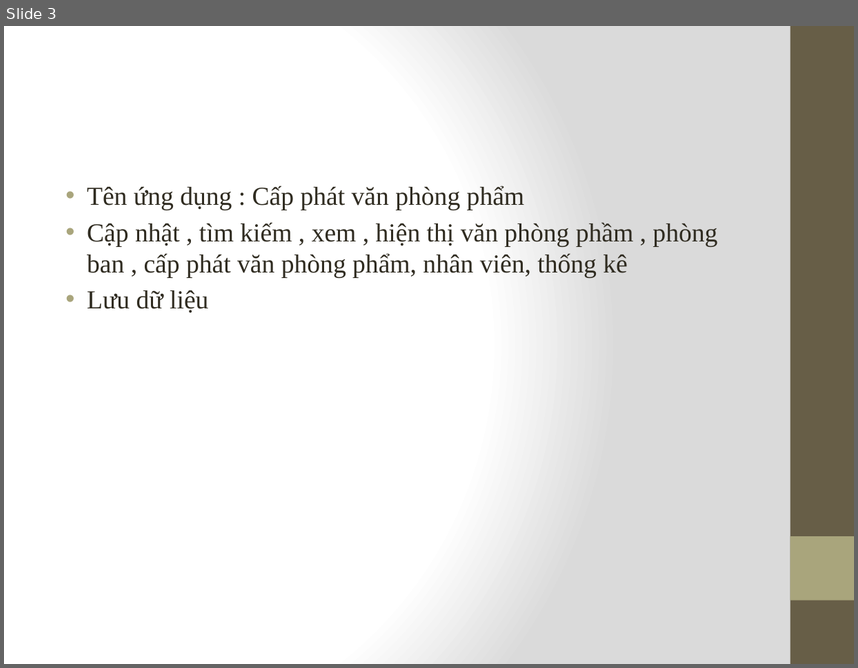
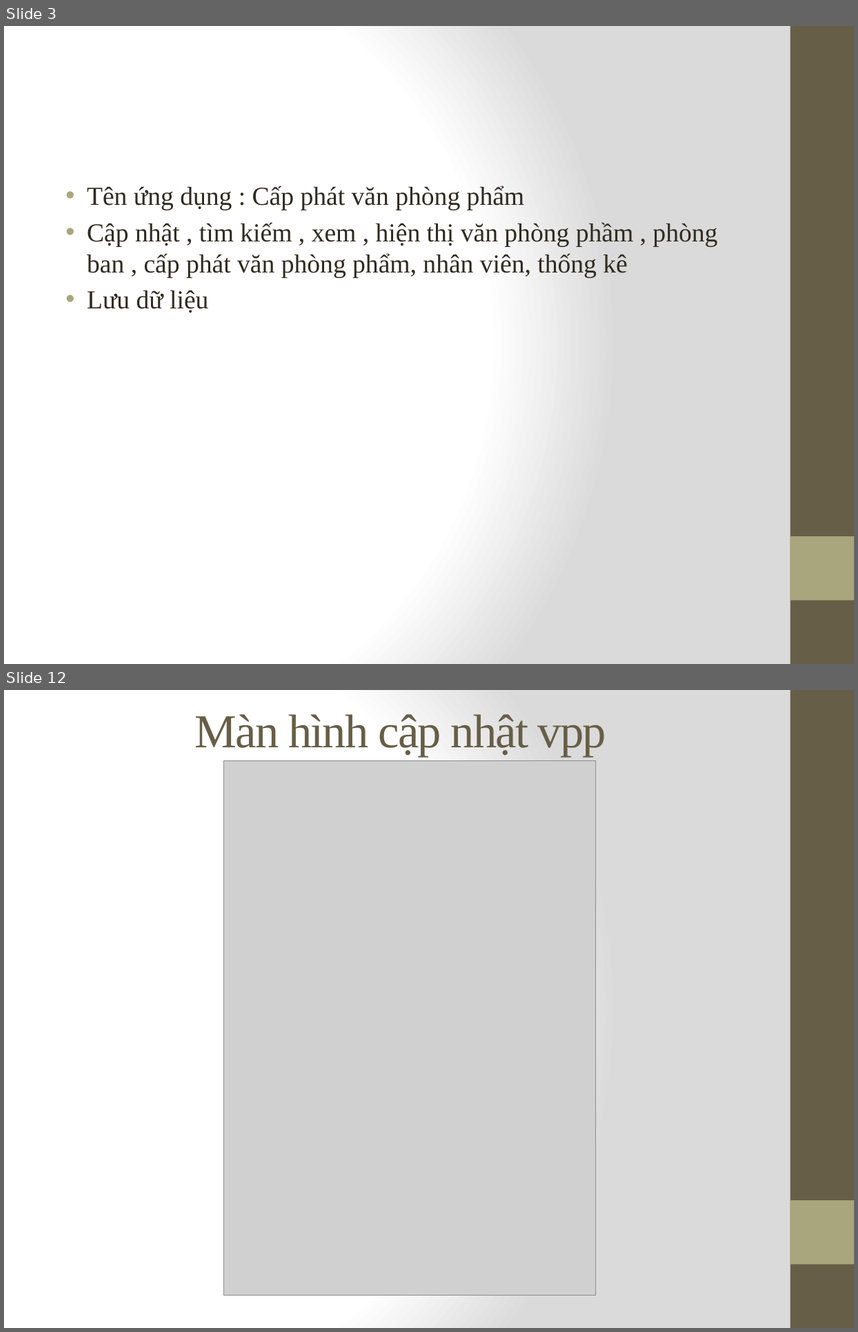
Before and after one commit to thien414/DD2, a slide deck: Baocao.pptx. Shown one above the other, each under a label of ours: slide 3 before the commit, slides 3 and 12 after it; the slides between them are not shown. The pictures are 858x668 and 858x1332 pixels, drawn with LibreOffice and Linux fonts; fonts in the diff are those of the drawing; grey boxes stand for pictures. Boxes give left, top, right and bottom in pixels: in the first picture for what was removed or moved away, otherwise in the second. Text is boxed around its words. In the diff, an @@ line names an element or a change of style, - is before the commit and + after.

```diff
--- a/Baocao.pptx
+++ b/Baocao.pptx
@@ slide 12 added at (4,690,854,1328), background gradient #FFFFFF to #DADADA; not listed: 2 template elements that a slide beside it also shows @@
@@ title added at (195,714,606,757), 40 pt, text #675E47 @@
+Màn hình cập nhật vpp
@@ picture added at (223,760,595,1294) @@
```
Also in this commit, not shown: 1 slide changed, 11 other slides added, 11 slides removed.
